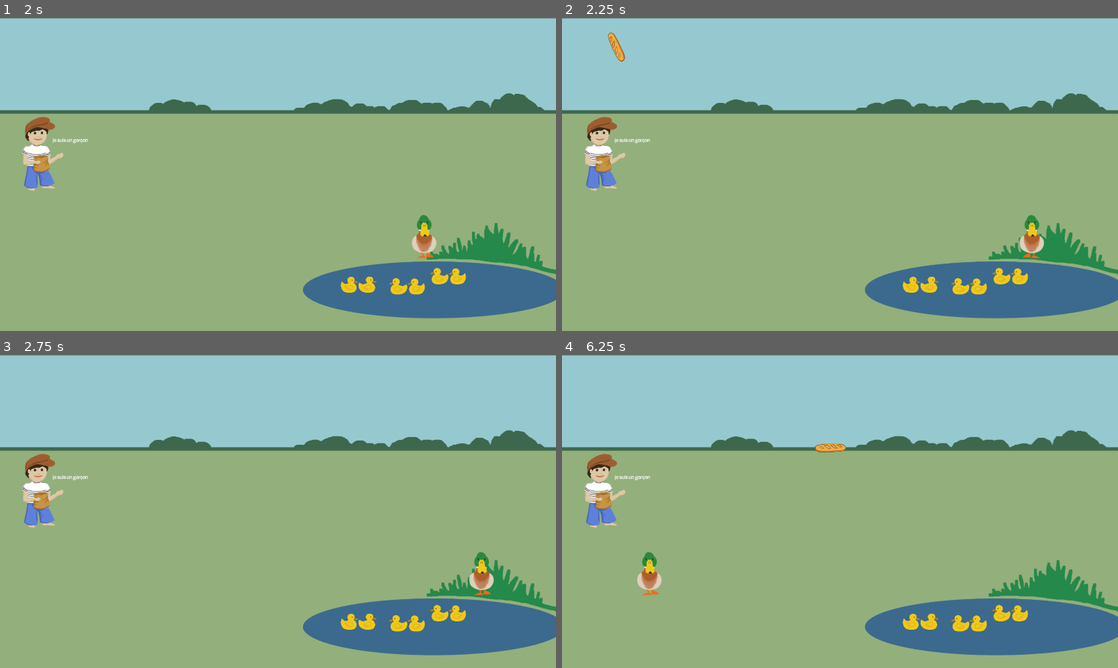
Above: before the commit, frames 1-4 (two rows, left to right).
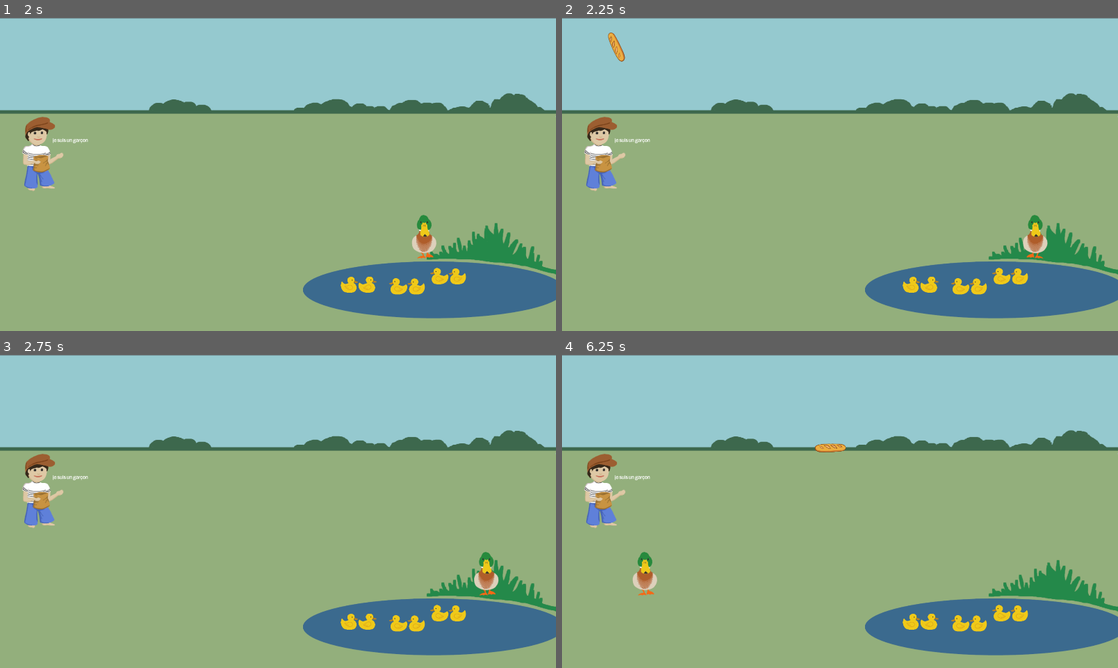
Above: after the commit, the same moments.

Repository: baguette-ballett/baguette-ballett
Game: Godot game, scene res://scenes/intro/intro.tscn
Two runs of this game, one before a commit and one after it. Both use one fixed random seed, a clock stepped at 60 frames per second and the inputs below.
Inputs:
- Up to frame 1 (2 s): click "Start" at 0.5 s; tap Enter (ui_accept) at 1.25 s; hold Right (ui_right) from 1.28 s (still down); hold Enter (ui_accept) from 1.28 s (still down)
- Up to frame 2 (2.25 s): release Right (ui_right) at 2.03 s; release Enter (ui_accept) at 2.03 s; hold Down (ui_down) from 2.03 s (still down); tap Enter (ui_accept) at 2.1 s
- Up to frame 3 (2.75 s): keep holding Down (ui_down); tap Enter (ui_accept) at 2.27, 2.57 s
- Up to frame 4 (6.25 s): release Down (ui_down) at 2.78 s; hold Enter (ui_accept) 2.78-3.53 s; hold Right (ui_right) 2.78-4.28 s; tap Enter (ui_accept) at 3.6, 3.77, 4.07, 5.1, 5.27, 5.57 s; hold Enter (ui_accept) 4.28-5.03 s; hold Left (ui_left) 4.28-5.78 s; hold Down (ui_down) from 5.78 s (still down); hold Enter (ui_accept) from 5.78 s (still down)

Frame 1 is identical in both runs. In frame 2, 0.3% of the frame differs, in the area x 82-88%, y 62-77%; in frame 3, 0.4%, in the area x 84-90%, y 62-77%; in frame 4, 0.4%.

Commit message:
Add Area for pond, and logic for pond entered/exited
 arrow down to drop bred

Diff:
--- a/scenes/globals.gd
+++ b/scenes/globals.gd
@@ -3,5 +3,12 @@
 var baguettes = []
 var player
 
+var playerOverPond = false
+
 func getBaguettesInRange():
 	return baguettes.filter(func(baguette): return baguette.isInRange)
+
+
+func setPlayrOverPond(value) ->void:
+	playerOverPond = value
+	print(playerOverPond)
--- a/scenes/level/level.tscn
+++ b/scenes/level/level.tscn
@@ -49,8 +49,17 @@
 shape = SubResource("RectangleShape2D_pe1ox")
 
 [node name="wall right" type="CollisionShape2D" parent="ground body"]
+visible = false
 position = Vector2(1346, -47)
 shape = SubResource("RectangleShape2D_pe1ox")
+
+[node name="Area2D" type="Area2D" parent="ground body"]
+position = Vector2(847, -41)
+collision_layer = 15
+collision_mask = 15
+
+[node name="CollisionPolygon2D" type="CollisionPolygon2D" parent="ground body/Area2D"]
+polygon = PackedVector2Array(479, -99, 483, 14, -390, 16, -382, -105)
 
 [node name="SpawnArea" type="Path2D" parent="."]
 position = Vector2(71, 218)
@@ -86,6 +95,7 @@
 texture = ExtResource("8_tf2q7")
 
 [node name="Control (full layout)" type="Control" parent="."]
+visible = false
 layout_mode = 3
 anchors_preset = 15
 anchor_right = 1.0
@@ -117,7 +127,11 @@
 action = "right"
 visibility_mode = 1
 
+
 [node name="DucklingsCalling" type="AudioStreamPlayer2D" parent="."]
 stream = ExtResource("12_m0bv2")
 
+[connection signal="body_entered" from="ground body/Area2D" to="player" method="_on_area_2d_body_entered"]
+[connection signal="body_exited" from="ground body/Area2D" to="player" method="_on_area_2d_body_exited"]
+
 [connection signal="timeout" from="SpawnTimer" to="." method="_on_spawn_timer_timeout"]
--- a/scenes/player/player.gd
+++ b/scenes/player/player.gd
@@ -17,5 +17,17 @@
 		velocity.x = lerp(velocity.x, walkSpeed, acceleration)
 	elif Input.is_action_pressed("ui_left"):
 		velocity.x = lerp(velocity.x, walkSpeed*-1.0, acceleration)
+	elif Input.is_action_just_pressed("ui_down"):
+		print("Drop Bread")
 	else:
 		velocity.x = lerp(velocity.x, 0.0, 0.1)
+
+func _on_area_2d_body_entered(body: Node2D) -> void:
+	if !(body is Player):
+		return
+	Globals.setPlayrOverPond(true)
+
+func _on_area_2d_body_exited(body: Node2D) -> void:
+	if !(body is Player):
+		return
+	Globals.setPlayrOverPond(false)
